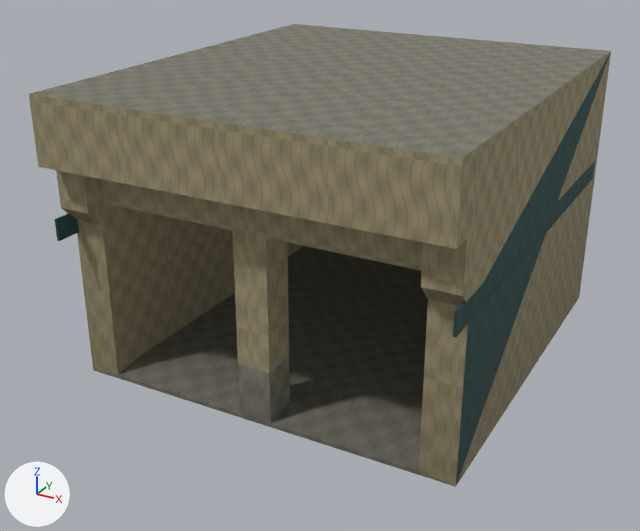
Renders of the glTF model public/assets/models/circuits/kits/pit-garage-lod.glb from each side of a commit.
Before and after are seen from a 50 mm lens placed at (6.9, -13.67, 8.25), pointed at (-0.29, -0.61, 1.71). The lights are fixed; the arrows at lower left show +X, +Y and +Z. The picture after the commit comes second.

The first picture shows 'garage-side-stripe.001', 'pitsGarage(Clone)' and 1 more.
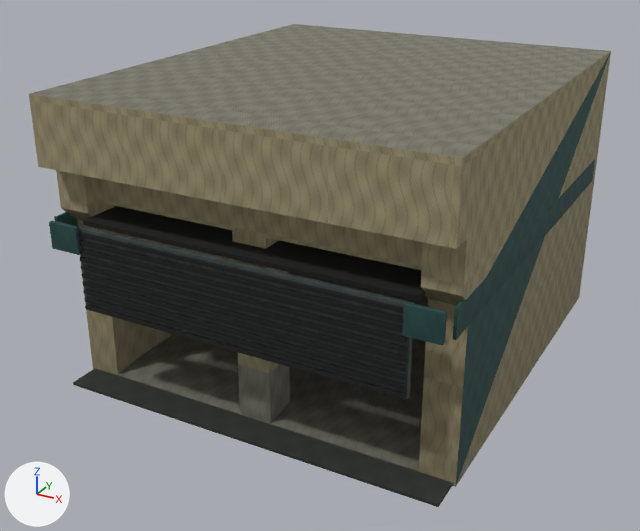
The change, as a diff of the scene's bpy script:
```diff
--- a/public/assets/models/circuits/kits/pit-garage-lod.glb.py
+++ b/public/assets/models/circuits/kits/pit-garage-lod.glb.py
@@ mat_round_two_garage_oil_stained_floor @@
+mat_round_two_garage_oil_stained_floor = bpy.data.materials.new('round-two-garage-oil-stained-floor')
+# uses the picture img_round_two_garage_oil_stained_floor_baked_surface
@@ ob_garage_front_team_stripe_001 @@
+ob_garage_front_team_stripe_001 = bpy.data.objects.new('garage-front-team-stripe.001', me_cube_021)  # a box spanning x 2.835..3.405, y -4.02..-3.94, z 2.67..3.13
+ob_garage_front_team_stripe_001.location = (0.0, 0.0, 0.0)
@@ ob_garage_front_team_stripe @@
+ob_garage_front_team_stripe = bpy.data.objects.new('garage-front-team-stripe', me_cube_015)  # a box spanning x -3.405..-2.835, y -4.02..-3.94, z 2.67..3.13
+ob_garage_front_team_stripe.location = (0.0, 0.0, 0.0)
@@ ob_garage_front_door_slat_9 @@
+ob_garage_front_door_slat_9 = bpy.data.objects.new('garage-front-door-slat-9', me_cube_013_1)  # a box spanning x -2.87..2.87, y -3.98..-3.9, z 2.98..3.04
+ob_garage_front_door_slat_9.location = (0.0, 0.0, 0.0)
@@ ob_garage_front_door_slat_8 @@
+ob_garage_front_door_slat_8 = bpy.data.objects.new('garage-front-door-slat-8', me_cube_012_1)  # a box spanning x -2.87..2.87, y -3.98..-3.9, z 2.83..2.89
+ob_garage_front_door_slat_8.location = (0.0, 0.0, 0.0)
@@ ob_garage_front_door_slat_7 @@
+ob_garage_front_door_slat_7 = bpy.data.objects.new('garage-front-door-slat-7', me_cube_011_1)  # a box spanning x -2.87..2.87, y -3.98..-3.9, z 2.68..2.74
+ob_garage_front_door_slat_7.location = (0.0, 0.0, 0.0)
@@ ob_garage_front_door_slat_6 @@
+ob_garage_front_door_slat_6 = bpy.data.objects.new('garage-front-door-slat-6', me_cube_010_1)  # a box spanning x -2.87..2.87, y -3.98..-3.9, z 2.54..2.6
+ob_garage_front_door_slat_6.location = (0.0, 0.0, 0.0)
@@ ob_garage_front_door_slat_5 @@
+ob_garage_front_door_slat_5 = bpy.data.objects.new('garage-front-door-slat-5', me_cube_009_1)  # a box spanning x -2.87..2.87, y -3.98..-3.9, z 2.4..2.46
+ob_garage_front_door_slat_5.location = (0.0, 0.0, 0.0)
@@ ob_garage_front_door_slat_4 @@
+ob_garage_front_door_slat_4 = bpy.data.objects.new('garage-front-door-slat-4', me_cube_008_1)  # a box spanning x -2.87..2.87, y -3.98..-3.9, z 2.25..2.31
+ob_garage_front_door_slat_4.location = (0.0, 0.0, 0.0)
@@ ob_garage_front_door_slat_3 @@
+ob_garage_front_door_slat_3 = bpy.data.objects.new('garage-front-door-slat-3', me_cube_007_1)  # a box spanning x -2.87..2.87, y -3.98..-3.9, z 2.1..2.16
+ob_garage_front_door_slat_3.location = (0.0, 0.0, 0.0)
@@ ob_garage_front_door_slat_2 @@
+ob_garage_front_door_slat_2 = bpy.data.objects.new('garage-front-door-slat-2', me_cube_006_1)  # a box spanning x -2.87..2.87, y -3.98..-3.9, z 1.96..2.02
+ob_garage_front_door_slat_2.location = (0.0, 0.0, 0.0)
@@ ob_garage_front_door_slat_1 @@
+ob_garage_front_door_slat_1 = bpy.data.objects.new('garage-front-door-slat-1', me_cube_005_1)  # a box spanning x -2.87..2.87, y -3.98..-3.9, z 1.82..1.88
+ob_garage_front_door_slat_1.location = (0.0, 0.0, 0.0)
@@ ob_garage_front_door_slat_0 @@
+ob_garage_front_door_slat_0 = bpy.data.objects.new('garage-front-door-slat-0', me_cube_004_1)  # a box spanning x -2.87..2.87, y -3.98..-3.9, z 1.67..1.73
+ob_garage_front_door_slat_0.location = (0.0, 0.0, 0.0)
@@ ob_garage_half_raised_roller @@
+ob_garage_half_raised_roller = bpy.data.objects.new('garage-half-raised-roller', me_cube_003_1)  # a box spanning x -2.9..2.9, y -3.92..-3.82, z 1.63..3.08
+ob_garage_half_raised_roller.location = (0.0, 0.0, 0.0)
@@ ob_garage_worn_floor @@
+ob_garage_worn_floor = bpy.data.objects.new('garage-worn-floor', me_cube_002_1)  # a box spanning x -3.45..3.45, y -3.9..3.9, z 0.0..0.06
+ob_garage_worn_floor.location = (0.0, 0.0, 0.0)
@@ ob_garage_dark_ceiling @@
+ob_garage_dark_ceiling = bpy.data.objects.new('garage-dark-ceiling', me_cube_001_1)  # a box spanning x -2.92..2.92, y -3.75..3.75, z 3.08..3.16
+ob_garage_dark_ceiling.location = (0.0, 0.0, 0.0)
```

Location of each change, (x1, y1, x2, y2) in pixels of the pictures (640 x 531 px):
'garage-half-raised-roller', added
    after: (79, 226, 414, 400)
'garage-worn-floor', added
    after: (73, 368, 453, 507)
'garage-dark-ceiling', added
    after: (83, 206, 426, 301)
'garage-front-door-slat-6', added
    after: (80, 257, 408, 343)
'garage-front-door-slat-5', added
    after: (81, 265, 407, 353)
'garage-front-door-slat-9', added (mostly hidden)
    after: (78, 232, 403, 313)
'garage-front-door-slat-4', added
    after: (81, 273, 407, 362)
'garage-front-door-slat-8', added (mostly hidden)
    after: (79, 240, 403, 323)
'garage-front-door-slat-3', added
    after: (82, 281, 406, 372)
'garage-front-door-slat-7', added (mostly hidden)
    after: (80, 249, 403, 333)
'garage-front-door-slat-2', added
    after: (83, 289, 406, 381)
'garage-front-door-slat-1', added
    after: (84, 297, 405, 390)
'garage-front-door-slat-0', added
    after: (85, 305, 405, 399)
'garage-front-team-stripe.001', added (cyan)
    after: (402, 302, 447, 346)
'garage-front-team-stripe', added (cyan)
    after: (49, 221, 82, 255)
